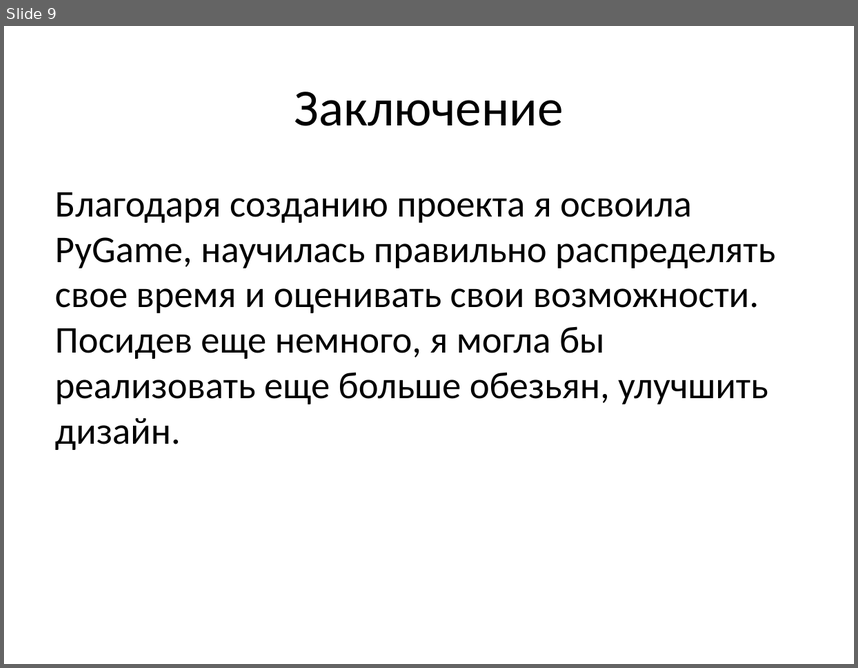
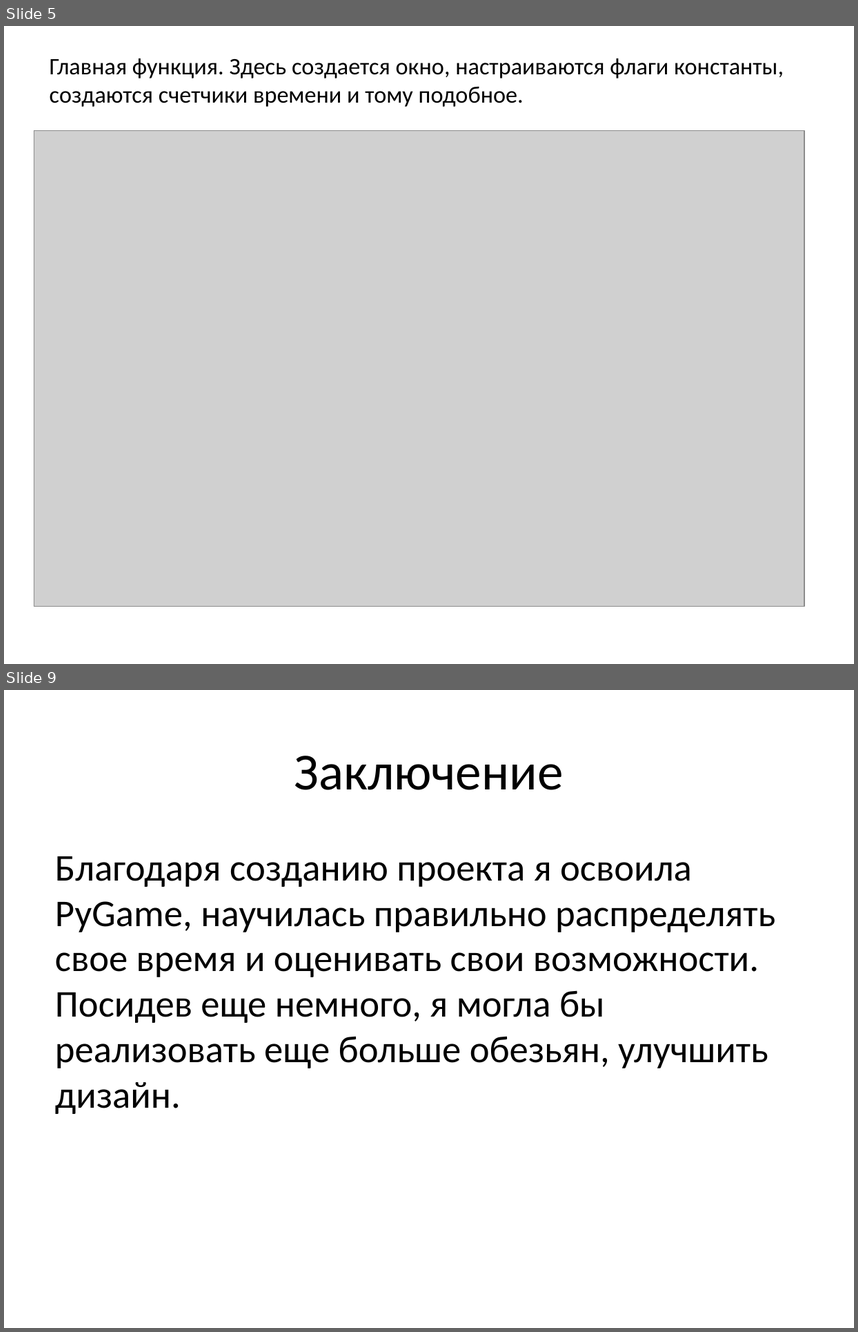
Before and after one commit to Vitalia2005/Hungry-Monkeys, a slide deck: презентация.pptx. Shown one above the other, each under a label of ours: slide 9 before the commit, slides 5 and 9 after it; the slides between them are not shown. The pictures are 858x668 and 858x1332 pixels, drawn with LibreOffice and Linux fonts; fonts in the diff are those of the drawing; grey boxes stand for pictures. Boxes give left, top, right and bottom in pixels: in the first picture for what was removed or moved away, otherwise in the second. Text is boxed around its words. In the diff, an @@ line names an element or a change of style, - is before the commit and + after.

```diff
--- a/презентация.pptx
+++ b/презентация.pptx
@@ slide 5 added at (4,26,854,664), background #FFFFFF @@
@@ title added at (50,58,784,107), 20 pt, text #000000 @@
+Главная функция. Здесь создается окно, настраиваются флаги константы, создаются счетчики времени и тому подобное.
@@ picture added at (34,131,804,606) @@
```
Also in this commit, not shown: 1 slide changed, 3 other slides added, 4 slides removed.
